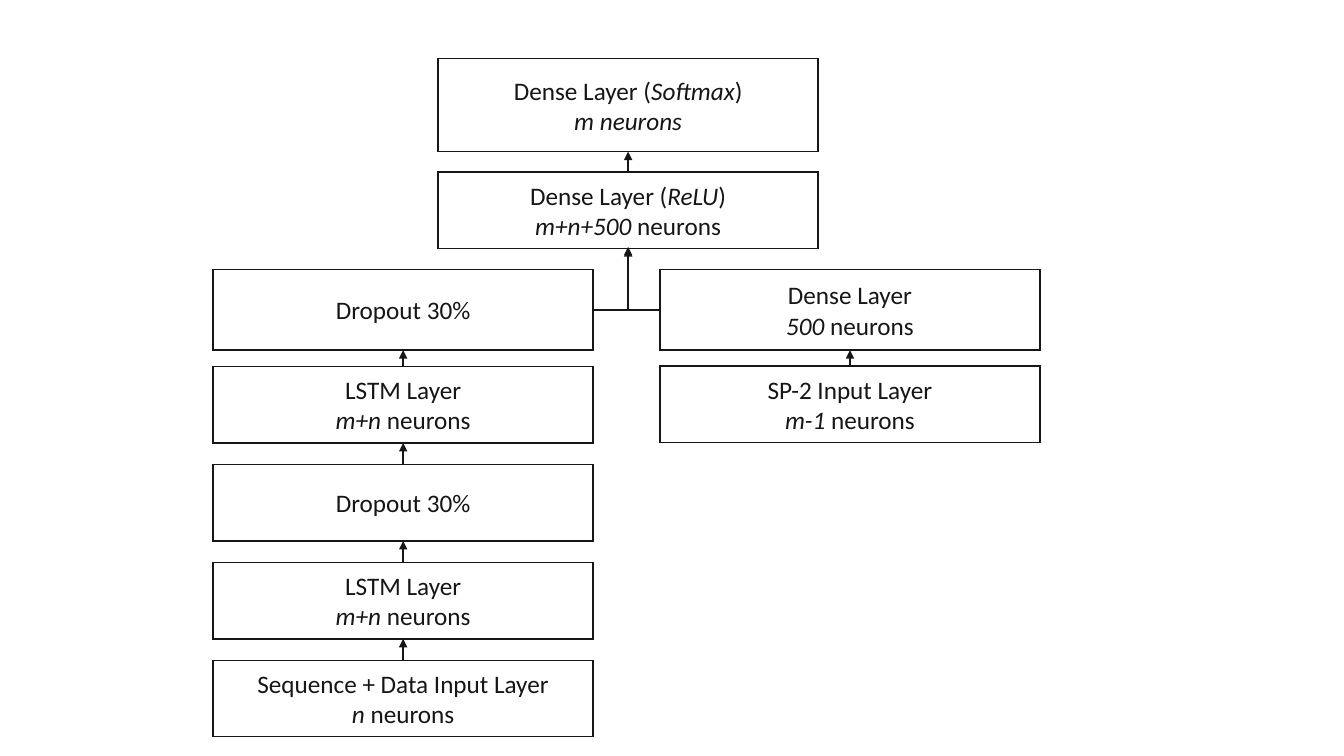
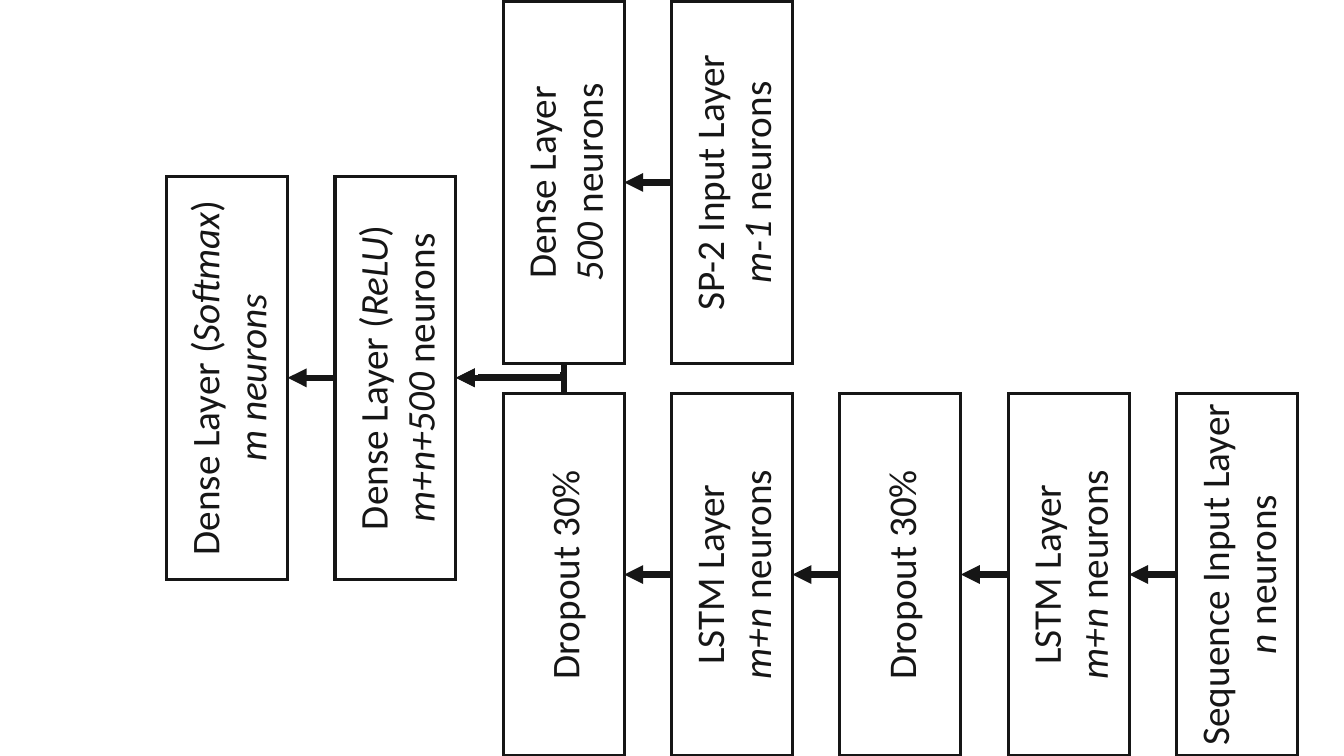
Before and after one commit to flxw/master-thesis-latex, a slide deck: slide 3 of gfx/Thesis figures.pptx. Drawn at 1344x756 pixels with LibreOffice and Linux fonts; fonts in the diff are those of the drawing. Boxes give left, top, right and bottom in pixels: in the first picture for what was removed or moved away, otherwise in the second. Text is boxed around its words. In the diff, an @@ line names an element or a change of style, - is before the commit and + after.

```diff
--- a/gfx/Thesis figures.pptx
+++ b/gfx/Thesis figures.pptx
@@ size 18 to 28 pt; outline #161616 1 pt to #161616 2.25 pt; rotation 0 to 270 degrees in 8 elements at bbox=[335, 176, 456, 580], bbox=[1008, 393, 1129, 756], bbox=[671, 393, 792, 756], bbox=[503, 393, 624, 756], bbox=[840, 393, 961, 756], bbox=[503, 1, 624, 364], bbox=[166, 176, 287, 580], bbox=[671, 1, 792, 364] @@
@@ arrow removed from (628, 172) to (628, 152) @@
@@ arrow added from (671, 182) to (624, 182), #161616 4.5 pt @@
@@ elbow arrow removed from (593, 310) to (628, 248) @@
@@ elbow arrow removed from (660, 310) to (628, 247) @@
@@ arrow removed from (403, 367) to (403, 350) @@
@@ arrow removed from (850, 366) to (850, 350) @@
@@ arrow added from (335, 378) to (287, 378), #161616 4.5 pt @@
@@ elbow arrow added from (564, 393) to (456, 378), #161616 4.5 pt @@
@@ elbow arrow added from (564, 364) to (456, 378), #161616 4.5 pt @@
@@ rectangle "Sequence Input Layer" at bbox=[1177, 393, 1298, 756]: outline #161616 1 pt to #161616 2.25 pt; rotation 0 to 270 degrees @@
@@ text in rectangle at bbox=[1192, 412, 1240, 741]: text changed; size 18 to 28 pt @@
-Sequence + Data Input Layer
+Sequence Input Layer
@@ arrow removed from (403, 465) to (403, 444) @@
@@ text in rectangle at bbox=[1239, 508, 1287, 653]: size 18 to 28 pt in "n neurons" @@
@@ arrow removed from (403, 563) to (403, 541) @@
@@ arrow added from (671, 575) to (624, 575), #161616 4.5 pt @@
@@ arrow added from (840, 575) to (792, 575), #161616 4.5 pt @@
@@ arrow added from (1008, 575) to (961, 575), #161616 4.5 pt @@
@@ arrow added from (1177, 575) to (1129, 575), #161616 4.5 pt @@
@@ arrow removed from (403, 660) to (403, 639) @@
```
Also in this commit, not shown: 4 other slides changed, 25 other files.
